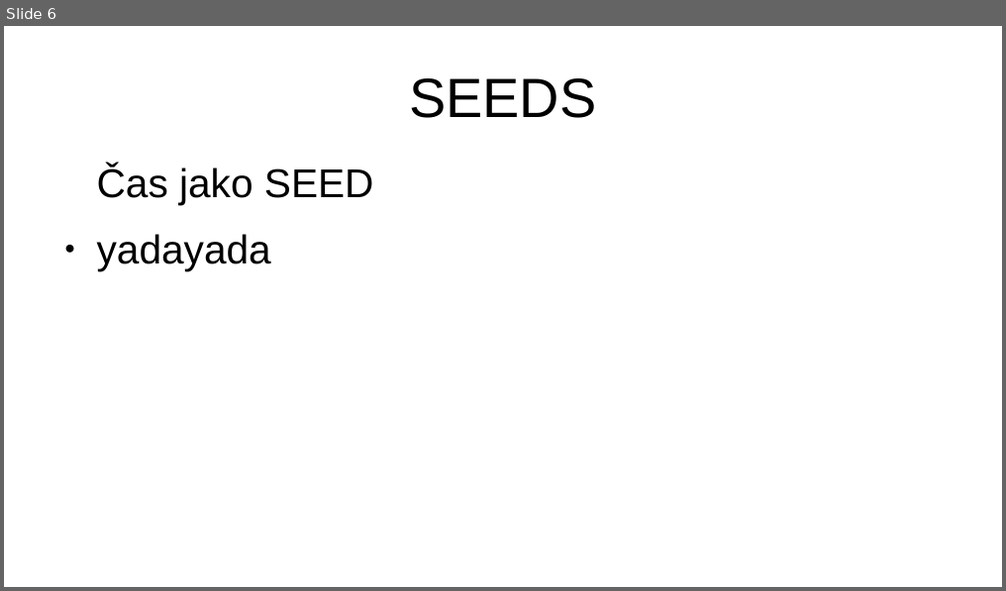
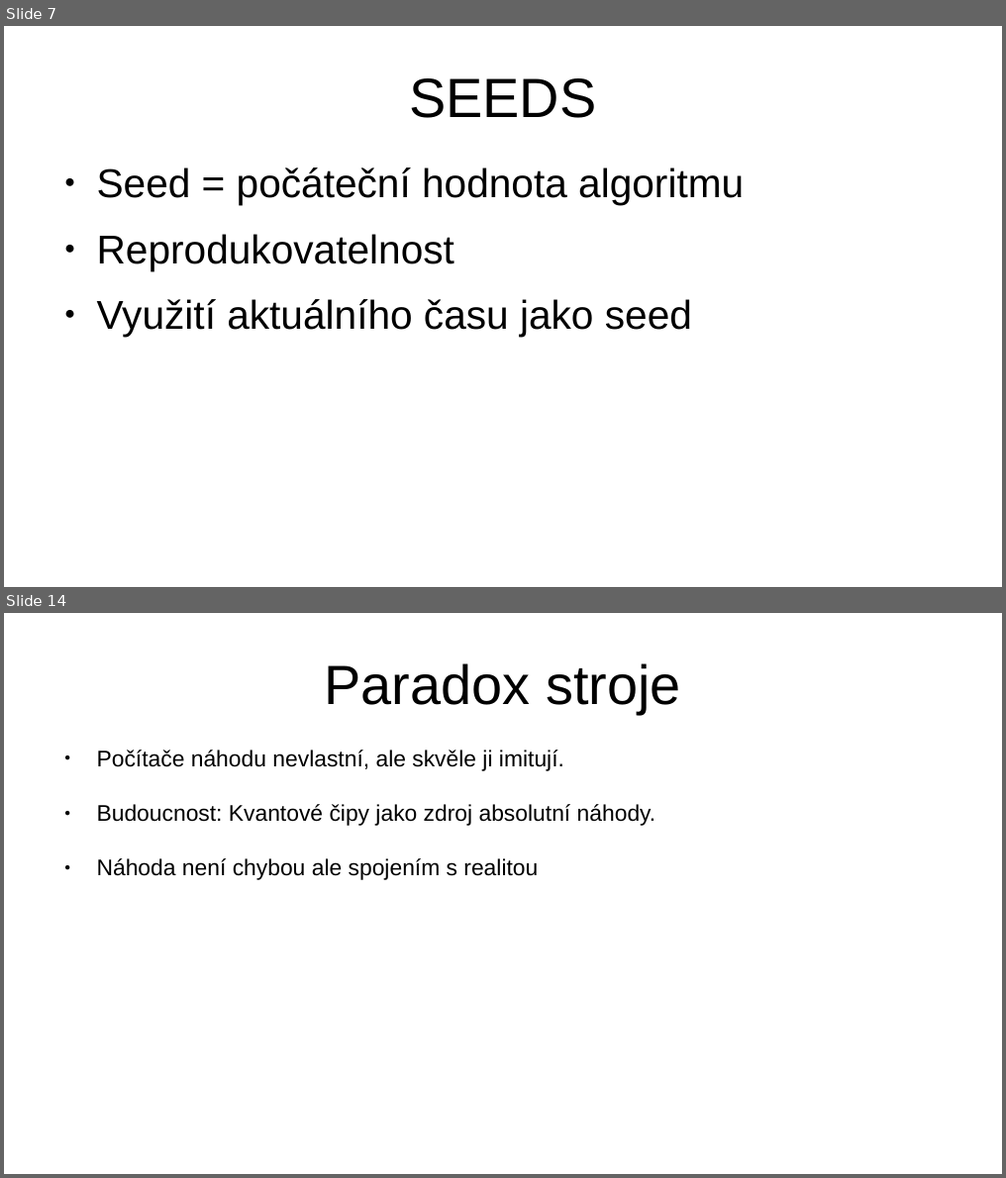
Before and after one commit to hruboson/UTB-PO-RAND, a slide deck: presentation.pptx. Shown one above the other, each under a label of ours: slide 6 before the commit, slides 7 and 14 after it; the slides between them are not shown. The pictures are 1006x591 and 1006x1178 pixels, drawn with LibreOffice and Linux fonts; fonts in the diff are those of the drawing. Boxes give left, top, right and bottom in pixels: in the first picture for what was removed or moved away, otherwise in the second. Text is boxed around its words. In the diff, an @@ line names an element or a change of style, - is before the commit and + after.

```diff
--- a/presentation.pptx
+++ b/presentation.pptx
@@ slide 14 added at bbox=[4, 613, 1002, 1174], background #FFFFFF @@
@@ title added at bbox=[325, 663, 681, 714], 44 pt, text #000000 @@
+Paradox stroje
@@ text added at bbox=[97, 750, 656, 880], 18 pt, text #000000 @@
+● Počítače náhodu nevlastní, ale skvěle ji imitují.
+● Budoucnost: Kvantové čipy jako zdroj absolutní náhody.
+● Náhoda není chybou ale spojením s realitou
@@ what was slide 6 is now slide 7 @@
@@ slide 7 changed as well @@
@@ text at bbox=[97, 168, 744, 337]: text changed @@
-Čas jako SEED
-● yadayada
+● Seed = počáteční hodnota algoritmu
+● Reprodukovatelnost
+● Využití aktuálního času jako seed
```
Also in this commit, not shown: 12 other slides added, 12 slides removed.
